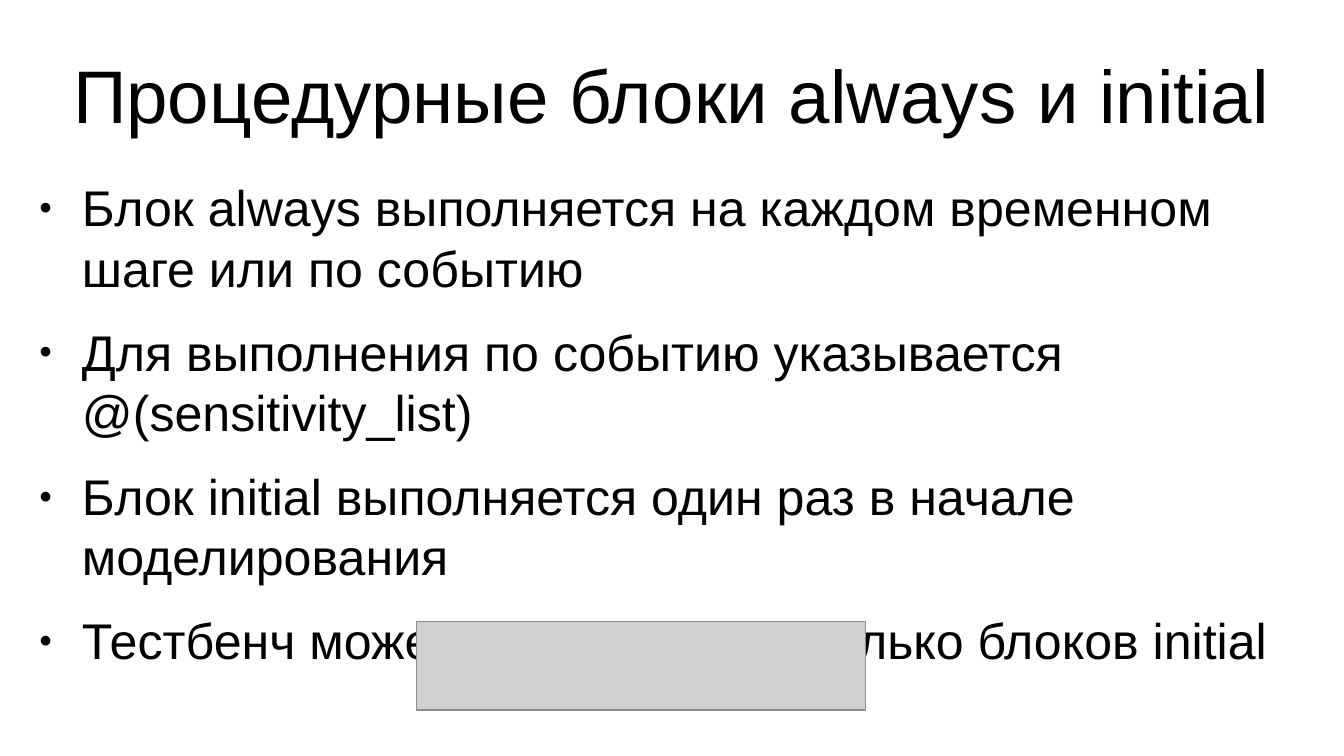
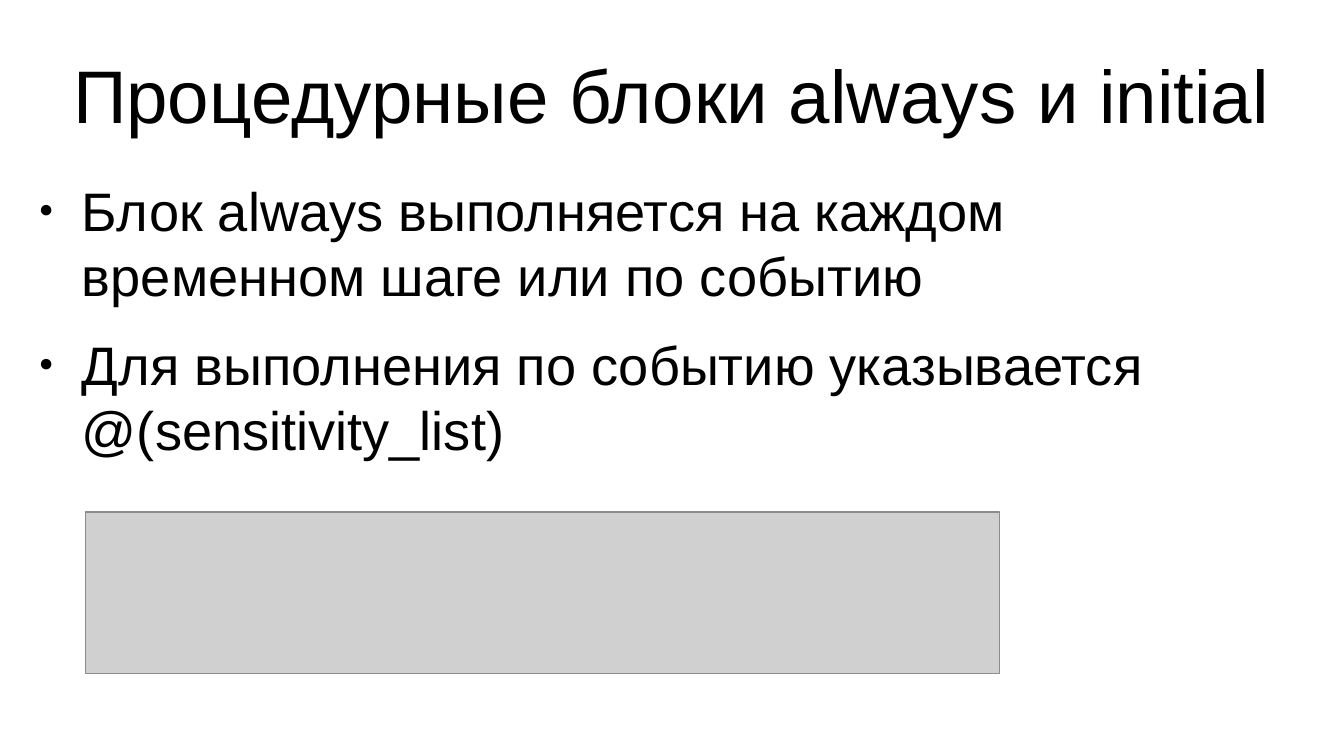
Before and after one commit to romakeii/rg-fpga-course, a slide deck: slide 30 of part-2/presentation.odp. Drawn at 1344x756 pixels with LibreOffice and Linux fonts; fonts in the diff are those of the drawing; grey boxes stand for pictures. Boxes give left, top, right and bottom in pixels: in the first picture for what was removed or moved away, otherwise in the second. Text is boxed around its words. In the diff, an @@ line names an element or a change of style, - is before the commit and + after.

```diff
--- a/part-2/presentation.odp
+++ b/part-2/presentation.odp
@@ text "Блок always выполняется на каждом ..." at [82,191,1143,459]: size 29.6 to 32 pt @@
@@ text at [82,478,1267,669]: paragraphs removed @@
-● Блок initial выполняется один раз в начале моделирования
-● Тестбенч может содержать несколько блоков initial
@@ picture: place and size @@
-picture at [416,622,866,710]
+picture at [85,512,1000,673]
```
Also in this commit, not shown: 7 other slides changed, 1 slide added, 1 other file.
